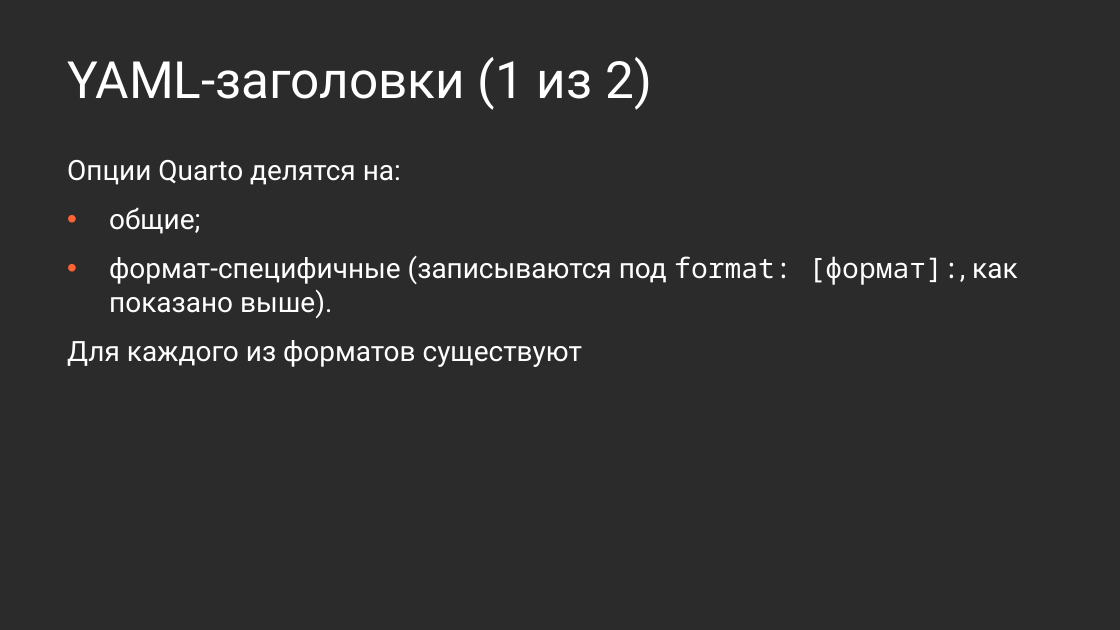
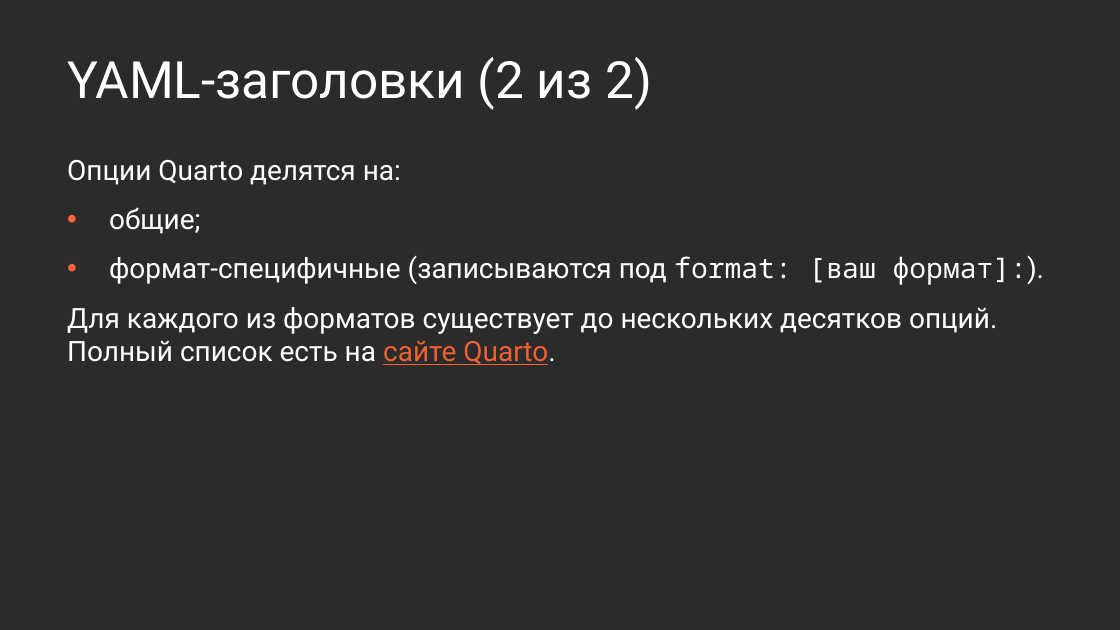
Before and after one commit to Marwolaeth/OTUS_R4DA, a slide deck: slide 22 of 01-Quarto/slides_draft.pptx (slide 21 before the commit). Drawn at 1120x630 pixels with LibreOffice and Linux fonts; fonts in the diff are those of the drawing; background and template pictures are left out; a plain dark background stands for a picture behind light text. Boxes give left, top, right and bottom in pixels: in the first picture for what was removed or moved away, otherwise in the second. Text is boxed around its words. In the diff, an @@ line names an element or a change of style, - is before the commit and + after.

```diff
--- a/01-Quarto/slides_draft.pptx
+++ b/01-Quarto/slides_draft.pptx
@@ title at [67, 57, 652, 110]: text changed @@
-YAML-заголовки (1 из 2)
+YAML-заголовки (2 из 2)
@@ text at [67, 256, 1045, 365]: text changed @@
-• формат-специфичные (записываются под format: [формат]:, как показано выше).
-Для каждого из форматов существуют
+• формат-специфичные (записываются под format: [ваш формат]:).
+Для каждого из форматов существует до нескольких десятков опций. Полный список есть на сайте Quarto.
```
Also in this commit, not shown: 2 other slides changed, 3 slides added, 1 slide removed, 1 other file.
